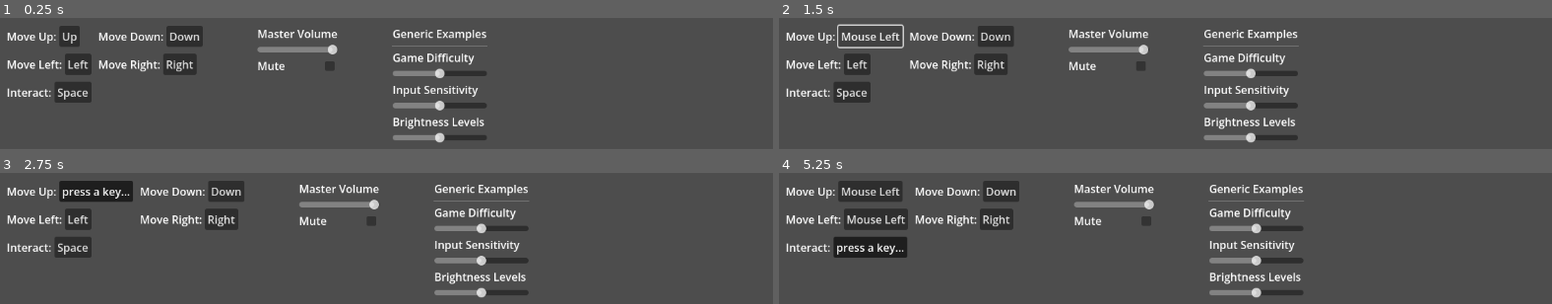
Above: before the commit, frames 1-4 (two rows, left to right).
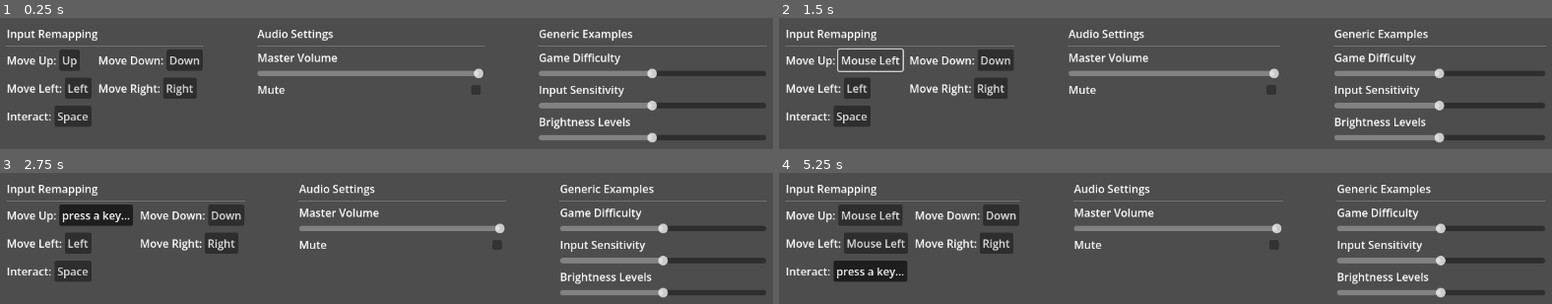
Above: after the commit, the same moments.

Repository: GodotWildJam/gwj-accessibility-scripts
Game: Godot game, scene res://examples/scenes/options_menu_example.tscn
Two runs of this game, one before a commit and one after it. Both use one fixed random seed, a clock stepped at 60 frames per second and the inputs below.
Inputs:
- Up to frame 1 (0.25 s): no input
- Up to frame 2 (1.5 s): click "Up" at 0.5 s; click "press a key..." at 1.25 s
- Up to frame 3 (2.75 s): click "Mouse Left" at 2 s
- Up to frame 4 (5.25 s): click "Down" at 2.75 s; click "Left" at 3.5 s; click "Right" at 4.25 s; click "Space" at 5 s

The runs differ from the first frame. In frame 1, 18% of the frame differs, in the area x 0-100%, y 6-96%; in frame 2, 18%; in frame 3, 19%; in frame 4, 20%.

Commit message:
Add titles to all columns and expand them.

Diff:
--- a/examples/scenes/options_menu_example.tscn
+++ b/examples/scenes/options_menu_example.tscn
@@ -19,73 +19,91 @@
 layout_mode = 2
 theme_override_constants/separation = 80
 
-[node name="GridContainer" type="GridContainer" parent="HotkeysContainer" unique_id=1337456617]
+[node name="VBoxContainer2" type="VBoxContainer" parent="HotkeysContainer" unique_id=1324277147]
+layout_mode = 2
+
+[node name="Label2" type="Label" parent="HotkeysContainer/VBoxContainer2" unique_id=2137926115]
+layout_mode = 2
+text = "Input Remapping"
+
+[node name="HSeparator" type="HSeparator" parent="HotkeysContainer/VBoxContainer2" unique_id=1586224888]
+layout_mode = 2
+
+[node name="GridContainer" type="GridContainer" parent="HotkeysContainer/VBoxContainer2" unique_id=1337456617]
 layout_mode = 2
 theme_override_constants/h_separation = 10
 theme_override_constants/v_separation = 10
 columns = 2
 
-[node name="UiUp" type="HBoxContainer" parent="HotkeysContainer/GridContainer" unique_id=1175645935]
+[node name="UiUp" type="HBoxContainer" parent="HotkeysContainer/VBoxContainer2/GridContainer" unique_id=1175645935]
 layout_mode = 2
 
-[node name="Label" type="Label" parent="HotkeysContainer/GridContainer/UiUp" unique_id=1485637622]
+[node name="Label" type="Label" parent="HotkeysContainer/VBoxContainer2/GridContainer/UiUp" unique_id=1485637622]
 layout_mode = 2
 text = "Move Up:"
 
-[node name="RebindableAction" parent="HotkeysContainer/GridContainer/UiUp" unique_id=388324616 instance=ExtResource("1_ee5m2")]
+[node name="RebindableAction" parent="HotkeysContainer/VBoxContainer2/GridContainer/UiUp" unique_id=388324616 instance=ExtResource("1_ee5m2")]
 layout_mode = 2
 keep_pressed_outside = true
 text = "Up"
 action = "move_up"
 
-[node name="UiDown" type="HBoxContainer" parent="HotkeysContainer/GridContainer" unique_id=332334622]
+[node name="UiDown" type="HBoxContainer" parent="HotkeysContainer/VBoxContainer2/GridContainer" unique_id=332334622]
 layout_mode = 2
 
-[node name="Label" type="Label" parent="HotkeysContainer/GridContainer/UiDown" unique_id=830625343]
+[node name="Label" type="Label" parent="HotkeysContainer/VBoxContainer2/GridContainer/UiDown" unique_id=830625343]
 layout_mode = 2
 text = "Move Down:"
 
-[node name="RebindableAction" parent="HotkeysContainer/GridContainer/UiDown" unique_id=569866971 instance=ExtResource("1_ee5m2")]
+[node name="RebindableAction" parent="HotkeysContainer/VBoxContainer2/GridContainer/UiDown" unique_id=569866971 instance=ExtResource("1_ee5m2")]
 layout_mode = 2
 text = "Down"
 action = "move_down"
 
-[node name="UILeft" type="HBoxContainer" parent="HotkeysContainer/GridContainer" unique_id=987550742]
+[node name="UILeft" type="HBoxContainer" parent="HotkeysContainer/VBoxContainer2/GridContainer" unique_id=987550742]
 layout_mode = 2
 
-[node name="Label" type="Label" parent="HotkeysContainer/GridContainer/UILeft" unique_id=450971215]
+[node name="Label" type="Label" parent="HotkeysContainer/VBoxContainer2/GridContainer/UILeft" unique_id=450971215]
 layout_mode = 2
 text = "Move Left:"
 
-[node name="RebindableAction" parent="HotkeysContainer/GridContainer/UILeft" unique_id=66255557 instance=ExtResource("1_ee5m2")]
+[node name="RebindableAction" parent="HotkeysContainer/VBoxContainer2/GridContainer/UILeft" unique_id=66255557 instance=ExtResource("1_ee5m2")]
 layout_mode = 2
 text = "Left"
 action = "move_left"
 
-[node name="UIRight" type="HBoxContainer" parent="HotkeysContainer/GridContainer" unique_id=1408132440]
+[node name="UIRight" type="HBoxContainer" parent="HotkeysContainer/VBoxContainer2/GridContainer" unique_id=1408132440]
 layout_mode = 2
 
-[node name="Label" type="Label" parent="HotkeysContainer/GridContainer/UIRight" unique_id=1839768842]
+[node name="Label" type="Label" parent="HotkeysContainer/VBoxContainer2/GridContainer/UIRight" unique_id=1839768842]
 layout_mode = 2
 text = "Move Right:"
 
-[node name="RebindableAction" parent="HotkeysContainer/GridContainer/UIRight" unique_id=518496604 instance=ExtResource("1_ee5m2")]
+[node name="RebindableAction" parent="HotkeysContainer/VBoxContainer2/GridContainer/UIRight" unique_id=518496604 instance=ExtResource("1_ee5m2")]
 layout_mode = 2
 text = "Right"
 action = "move_right"
 
-[node name="HBoxContainer" type="HBoxContainer" parent="HotkeysContainer/GridContainer" unique_id=1569700881]
+[node name="HBoxContainer" type="HBoxContainer" parent="HotkeysContainer/VBoxContainer2/GridContainer" unique_id=1569700881]
 layout_mode = 2
 
-[node name="Label" type="Label" parent="HotkeysContainer/GridContainer/HBoxContainer" unique_id=2039119953]
+[node name="Label" type="Label" parent="HotkeysContainer/VBoxContainer2/GridContainer/HBoxContainer" unique_id=2039119953]
 layout_mode = 2
 text = "Interact:"
 
-[node name="RebindableAction" parent="HotkeysContainer/GridContainer/HBoxContainer" unique_id=1172323877 instance=ExtResource("1_ee5m2")]
+[node name="RebindableAction" parent="HotkeysContainer/VBoxContainer2/GridContainer/HBoxContainer" unique_id=1172323877 instance=ExtResource("1_ee5m2")]
 layout_mode = 2
 action = "interact"
 
 [node name="VolumeContainer" type="VBoxContainer" parent="HotkeysContainer" unique_id=1119771400]
+layout_mode = 2
+size_flags_horizontal = 3
+
+[node name="Label2" type="Label" parent="HotkeysContainer/VolumeContainer" unique_id=72356261]
+layout_mode = 2
+text = "Audio Settings"
+
+[node name="HSeparator" type="HSeparator" parent="HotkeysContainer/VolumeContainer" unique_id=1165128048]
 layout_mode = 2
 
 [node name="Label" type="Label" parent="HotkeysContainer/VolumeContainer" unique_id=920103120]
@@ -113,6 +131,7 @@
 
 [node name="VBoxContainer" type="VBoxContainer" parent="HotkeysContainer" unique_id=989866365]
 layout_mode = 2
+size_flags_horizontal = 3
 
 [node name="Label2" type="Label" parent="HotkeysContainer/VBoxContainer" unique_id=2076742004]
 layout_mode = 2
@@ -156,5 +175,3 @@
 value = 1.0
 config_section = &"Video"
 config_key = &"brightness"
-
-[editable path="HotkeysContainer/GridContainer/HBoxContainer/RebindableAction"]
